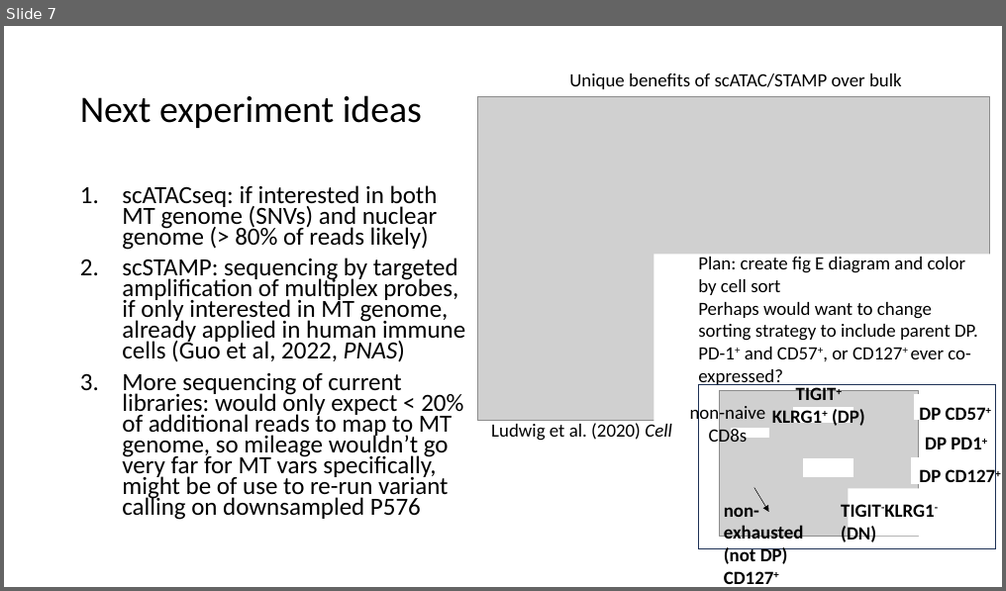
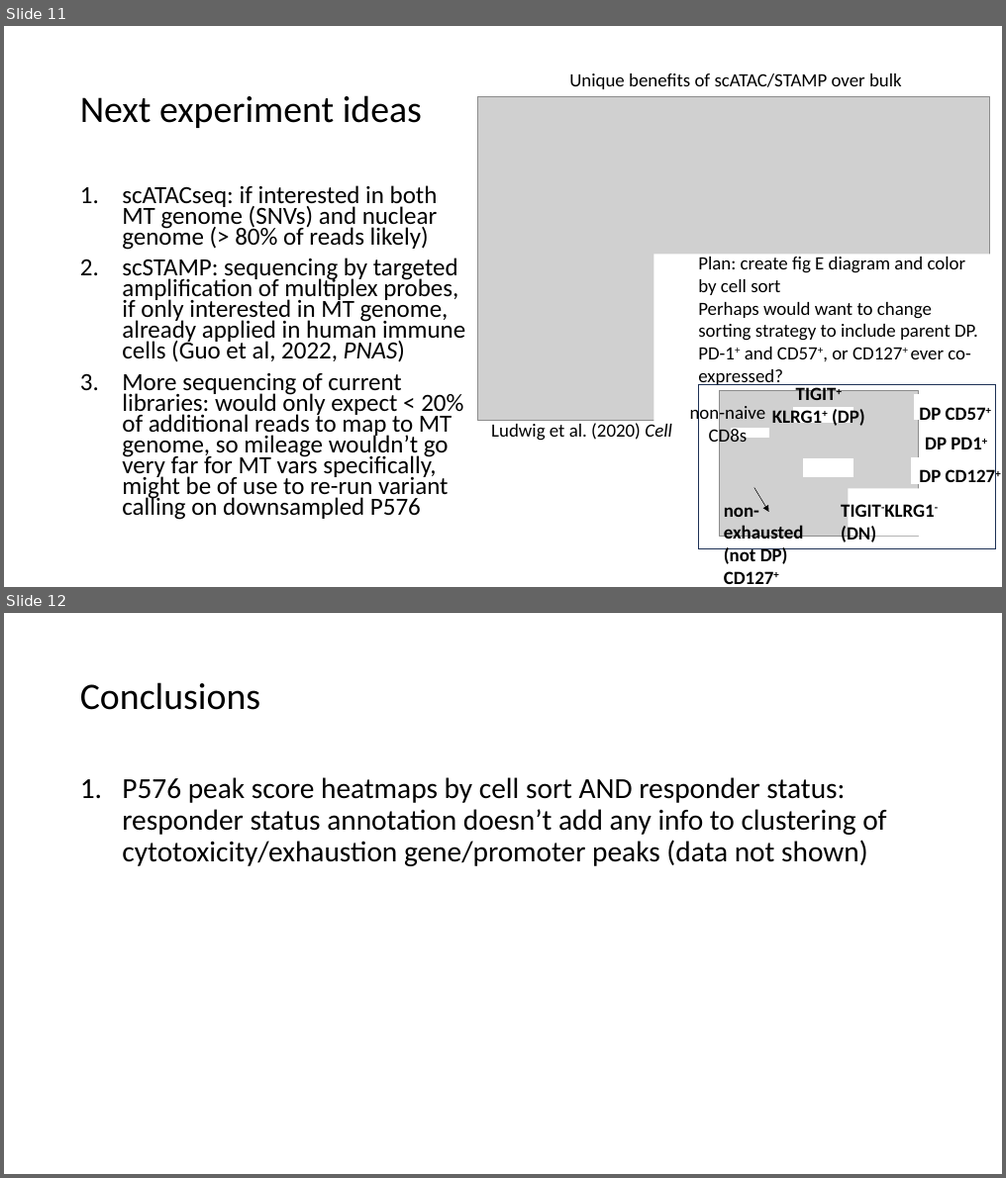
Before and after one commit to tybottorff/bottorffdocs, a slide deck: presentations/weekly_meetings/7_25_24.pptx. Shown one above the other, each under a label of ours: slide 7 before the commit, slides 11 and 12 after it. The pictures are 1006x591 and 1006x1178 pixels, drawn with LibreOffice and Linux fonts; fonts in the diff are those of the drawing; grey boxes stand for pictures. Boxes give left, top, right and bottom in pixels: in the first picture for what was removed or moved away, otherwise in the second. Text is boxed around its words. In the diff, an @@ line names an element or a change of style, - is before the commit and + after.

```diff
--- a/presentations/weekly_meetings/7_25_24.pptx
+++ b/presentations/weekly_meetings/7_25_24.pptx
@@ slide 12 added at (x1=4, y1=613, x2=1002, y2=1174), background #FFFFFF @@
@@ title added at (x1=80, y1=682, x2=260, y2=710), 36 pt, text #000000 @@
+Conclusions
@@ text added at (x1=122, y1=777, x2=886, y2=866), 28 pt, text #000000 @@
+1. P576 peak score heatmaps by cell sort AND responder status: responder status annotation doesn’t add any info to clustering of cytotoxicity/exhaustion gene/promoter peaks (data not shown)
@@ what was slide 7 is now slide 11 @@
```
Also in this commit, not shown: 2 slides changed, 7 other slides added, 4 slides removed.
